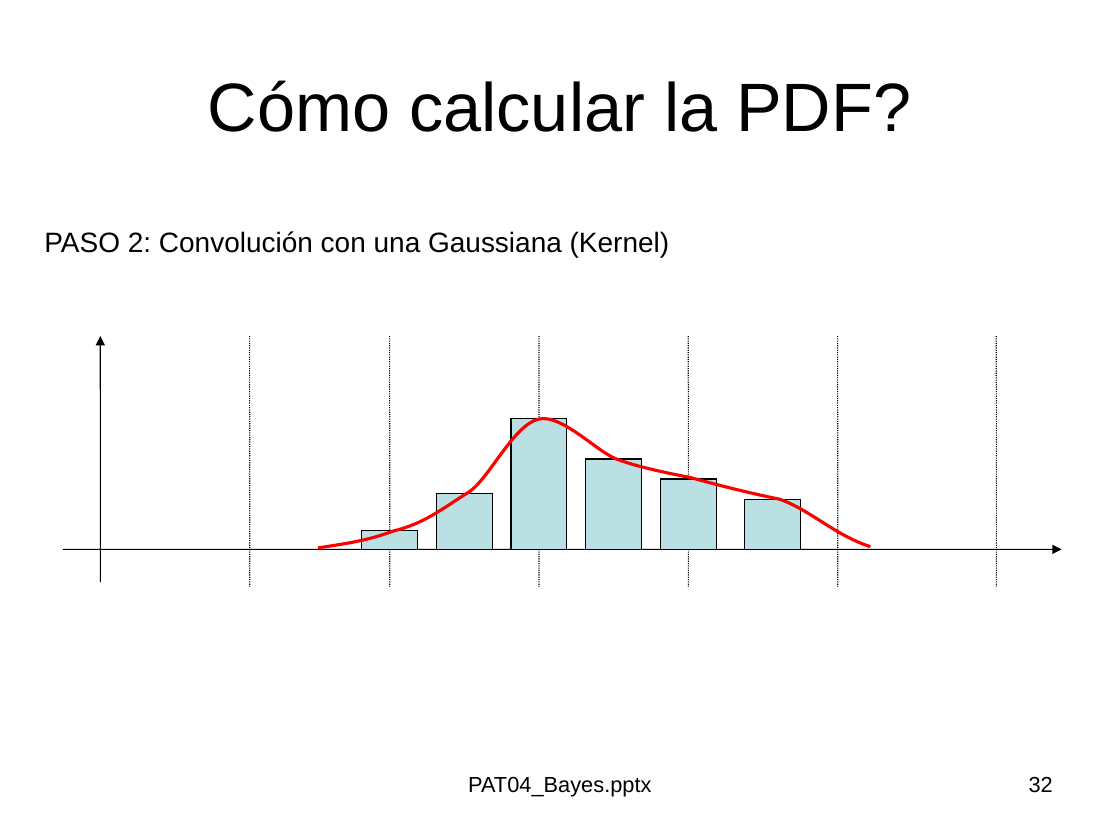
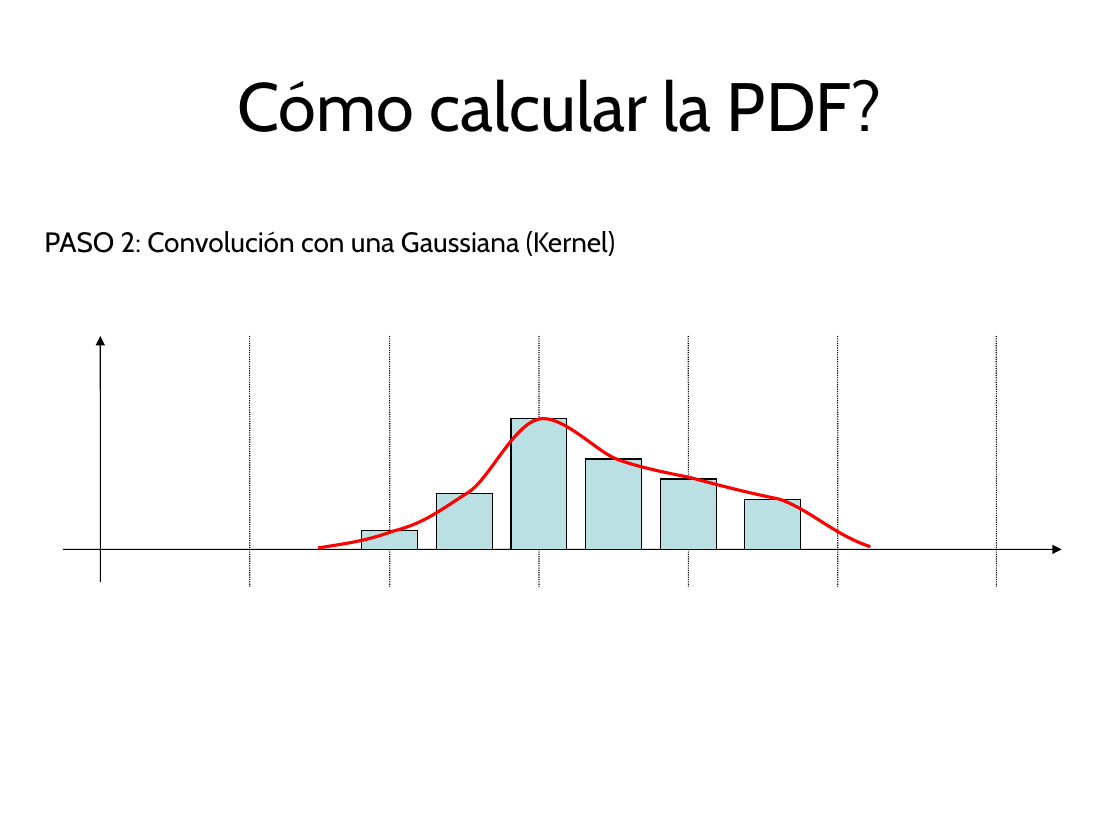
Before and after one commit to domingomery/patrones, a slide deck: slide 33 of clases/Cap04_Clasificacion/presentations/PAT04_Bayes.pptx (slide 32 before the commit). Drawn at 1120x840 pixels with LibreOffice and Linux fonts; fonts in the diff are those of the drawing; background and template pictures are left out. Boxes give left, top, right and bottom in pixels: in the first picture for what was removed or moved away, otherwise in the second. Text is boxed around its words. In the diff, an @@ line names an element or a change of style, - is before the commit and + after.

```diff
--- a/clases/Cap04_Clasificacion/presentations/PAT04_Bayes.pptx
+++ b/clases/Cap04_Clasificacion/presentations/PAT04_Bayes.pptx
@@ title "Cómo calcular la PDF?" at [238,79,882,132]: font Arial to Cabin @@
@@ text "PASO 2: Convolución con una ..." at [44,231,615,256]: font Arial to Cabin @@
@@ text removed at [468,776,651,797] @@
-PAT04_Bayes.pptx
@@ page number removed at [1029,776,1053,793] @@
-32
```
Also in this commit, not shown: 32 other slides changed, 13 slides added, 13 other files.
